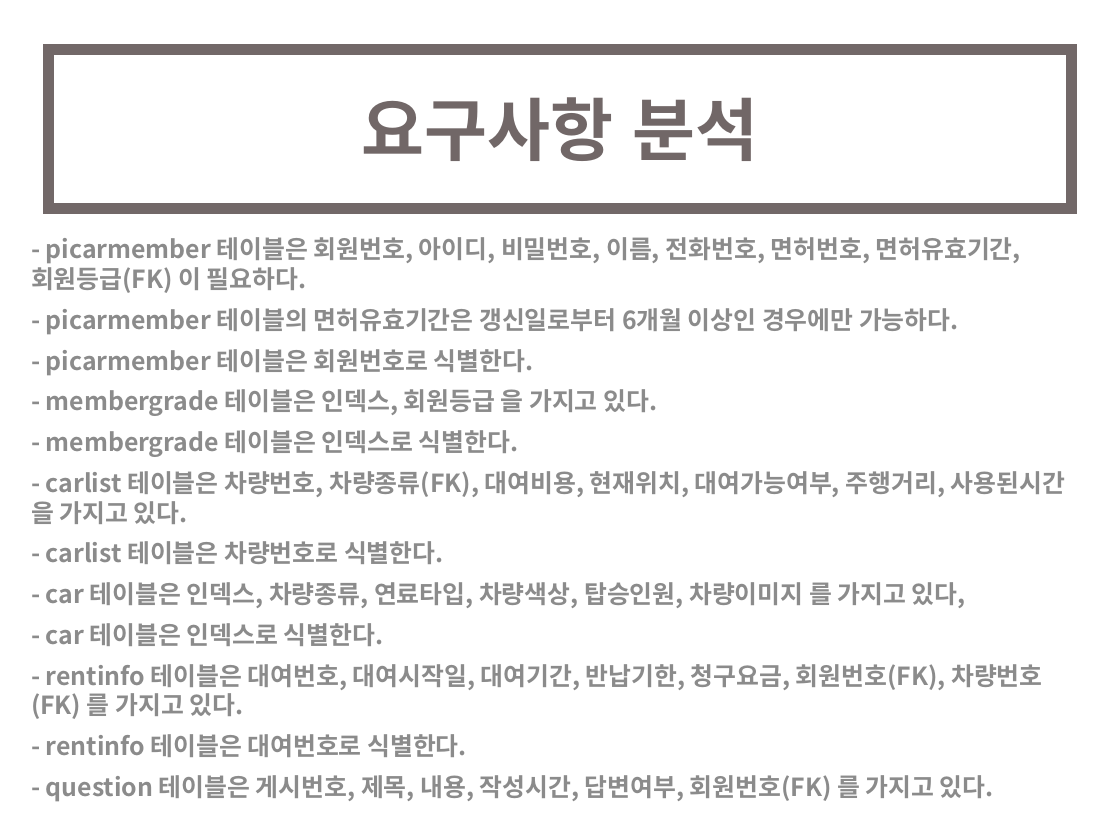
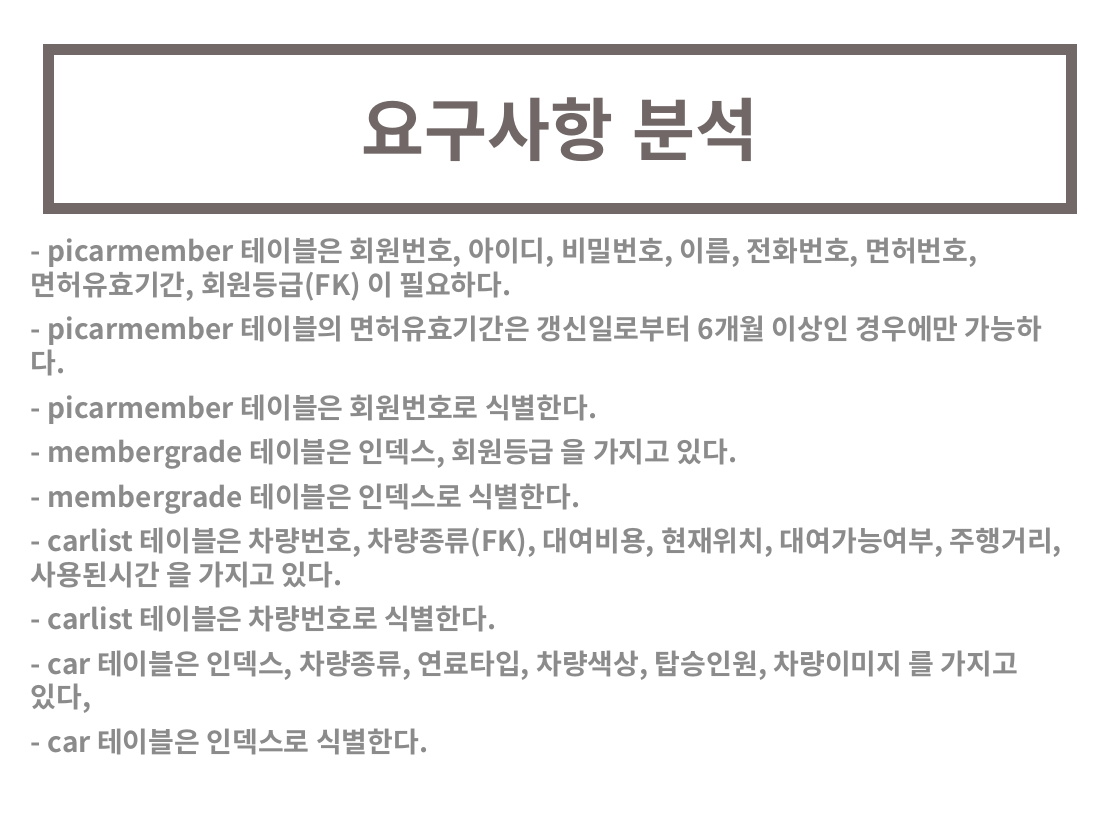
Before and after one commit to ajsirh12/picar, a slide deck: slide 2 of picar/data/PICAR.pptx. Drawn at 1120x840 pixels with LibreOffice and Linux fonts; fonts in the diff are those of the drawing. Boxes give left, top, right and bottom in pixels: in the first picture for what was removed or moved away, otherwise in the second. Text is boxed around its words. In the diff, an @@ line names an element or a change of style, - is before the commit and + after.

Commit message:
ppt

```diff
--- a/picar/data/PICAR.pptx
+++ b/picar/data/PICAR.pptx
@@ text "- picarmember 테이블은 회원번호, 아이디, ..." at (x1=31, y1=237, x2=1062, y2=755): size 16 to 18 pt @@
@@ text at (x1=31, y1=664, x2=1042, y2=801): paragraphs removed @@
-- rentinfo 테이블은 대여번호, 대여시작일, 대여기간, 반납기한, 청구요금, 회원번호(FK), 차량번호(FK) 를 가지고 있다.
-- rentinfo 테이블은 대여번호로 식별한다.
-- question 테이블은 게시번호, 제목, 내용, 작성시간, 답변여부, 회원번호(FK) 를 가지고 있다.
```
Also in this commit, not shown: 1 other slide changed, 1 slide added.
